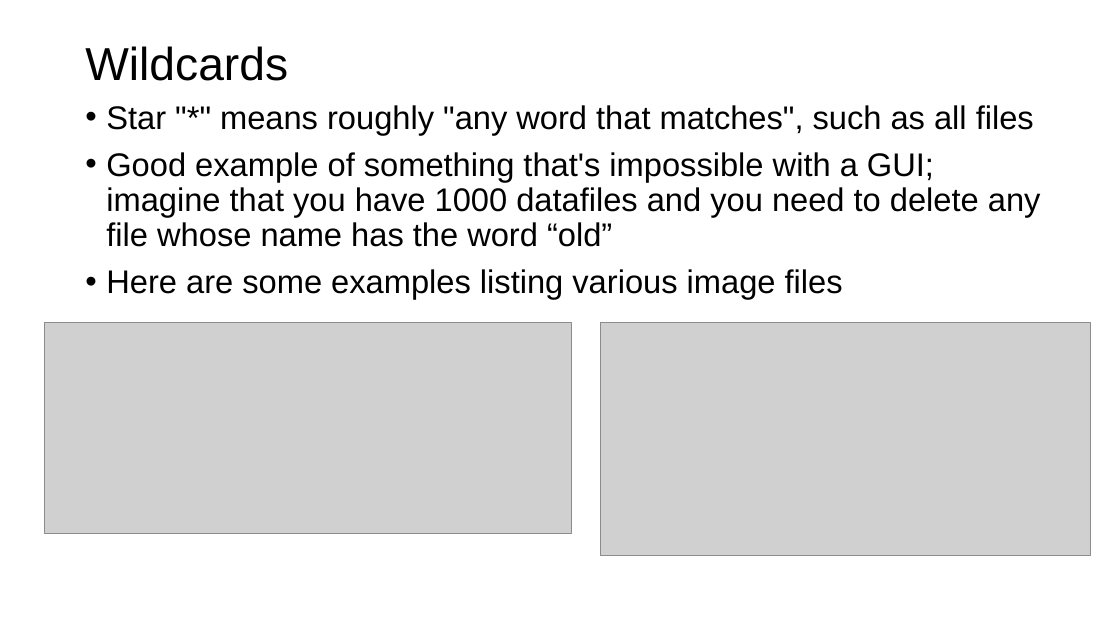
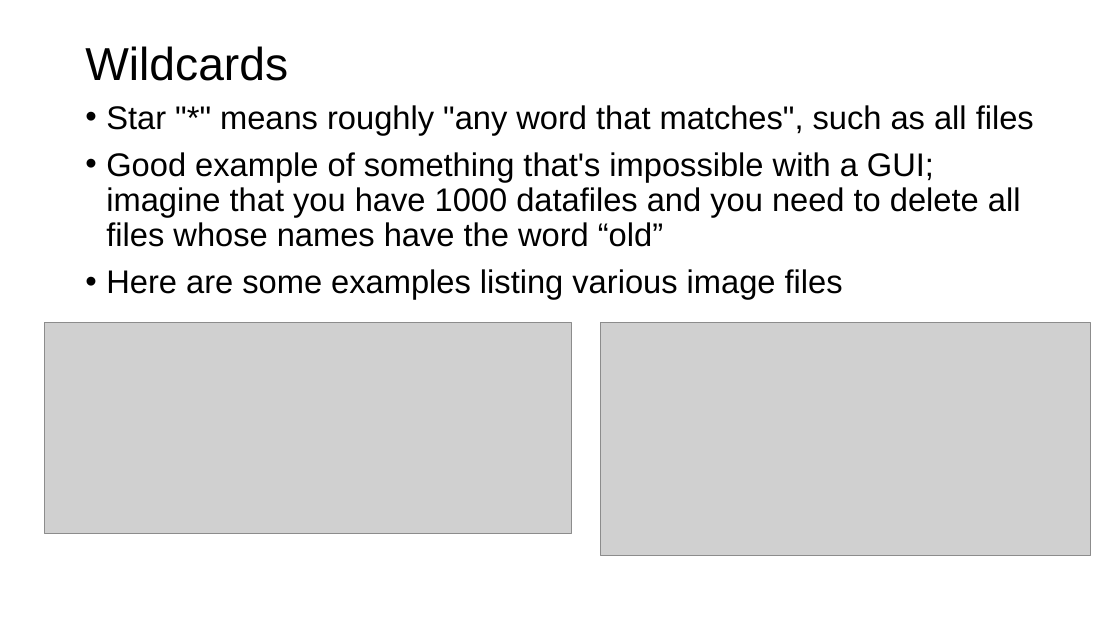
Before and after one commit to parrt/msds501, a slide deck: slide 15 of slides/terminal.pptx. Drawn at 1120x630 pixels with LibreOffice and Linux fonts; fonts in the diff are those of the drawing; grey boxes stand for pictures; background and template pictures are left out. Boxes give left, top, right and bottom in pixels: in the first picture for what was removed or moved away, otherwise in the second. Text is boxed around its words. In the diff, an @@ line names an element or a change of style, - is before the commit and + after.

```diff
--- a/slides/terminal.pptx
+++ b/slides/terminal.pptx
@@ text at bbox=[106, 152, 1021, 247]: text changed @@
-• Good example of something that's impossible with a GUI; imagine that you have 1000 datafiles and you need to delete any file whose name has the word “old”
+• Good example of something that's impossible with a GUI; imagine that you have 1000 datafiles and you need to delete all files whose names have the word “old”
```
Also in this commit, not shown: 9 other slides changed.
